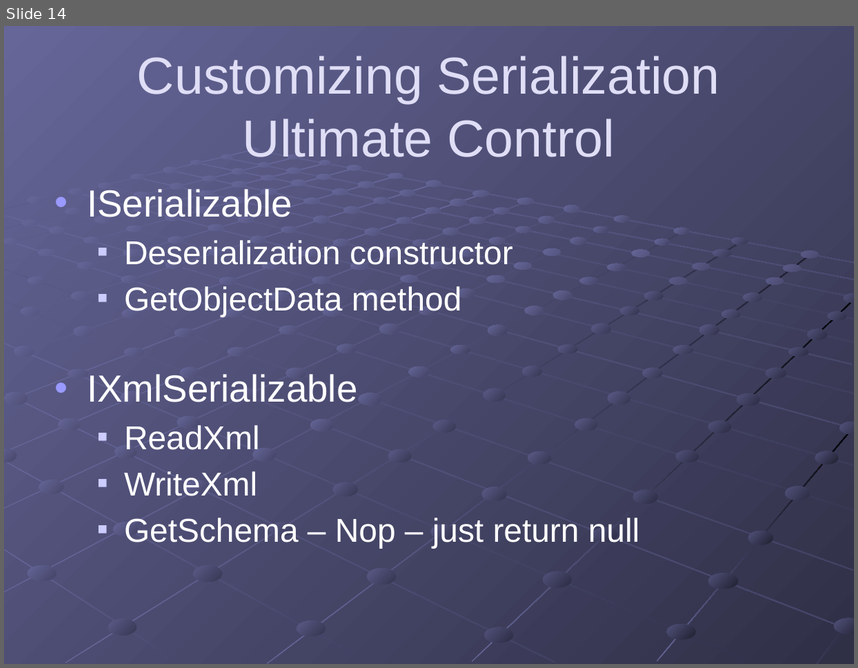
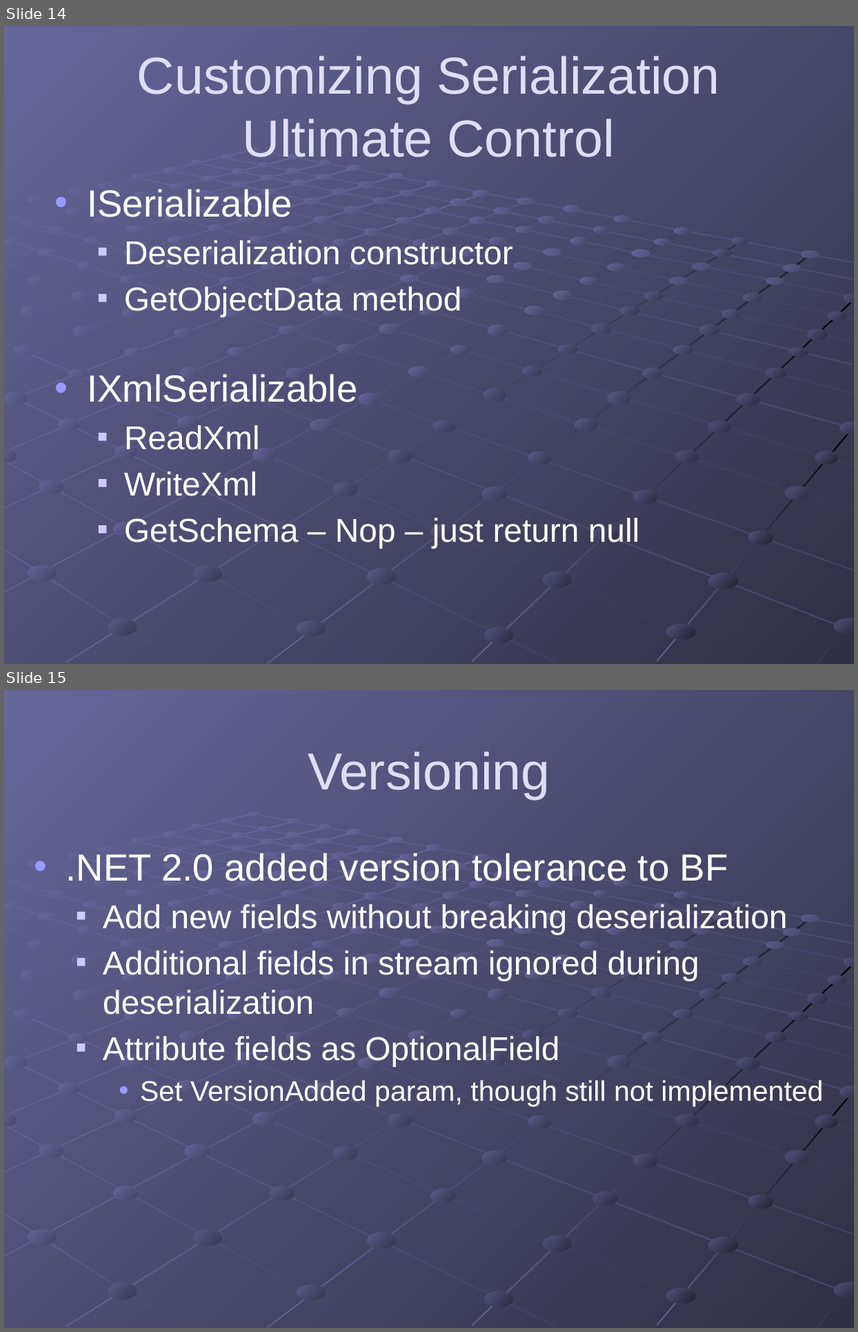
Before and after one commit to gregsohl/.NetSerialization-Presentation, a slide deck: .NET Serialization.pptx. Shown one above the other, each under a label of ours: slide 14 before the commit, slides 14 and 15 after it. The pictures are 858x668 and 858x1332 pixels, drawn with LibreOffice and Linux fonts; fonts in the diff are those of the drawing. Boxes give left, top, right and bottom in pixels: in the first picture for what was removed or moved away, otherwise in the second. Text is boxed around its words. In the diff, an @@ line names an element or a change of style, - is before the commit and + after.

Commit message:
Versioning stuff in place

```diff
--- a/.NET Serialization.pptx
+++ b/.NET Serialization.pptx
@@ slide 15 added at (4,690,854,1328), background gradient #666699 to #49496D; not listed: 215 template elements that a slide beside it also shows @@
@@ title added at (308,751,550,799), 44 pt, text #DFDEF6 @@
+Versioning
@@ text added at (65,853,823,1106), 28 pt, text #FFFFFF @@
+• .NET 2.0 added version tolerance to BF
+  ■ Add new fields without breaking deserialization
+  ■ Additional fields in stream ignored during deserialization
+  ■ Attribute fields as OptionalField
+    • Set VersionAdded param, though still not implemented
```
Also in this commit, not shown: 3 other slides added, 2 other files.
